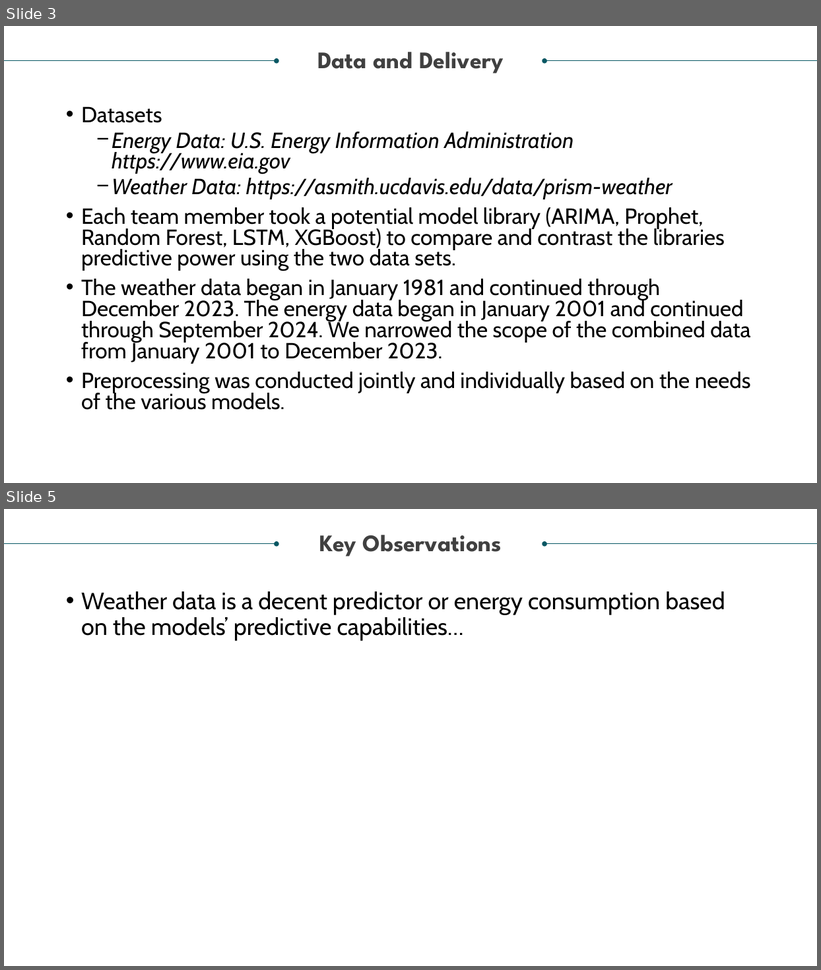
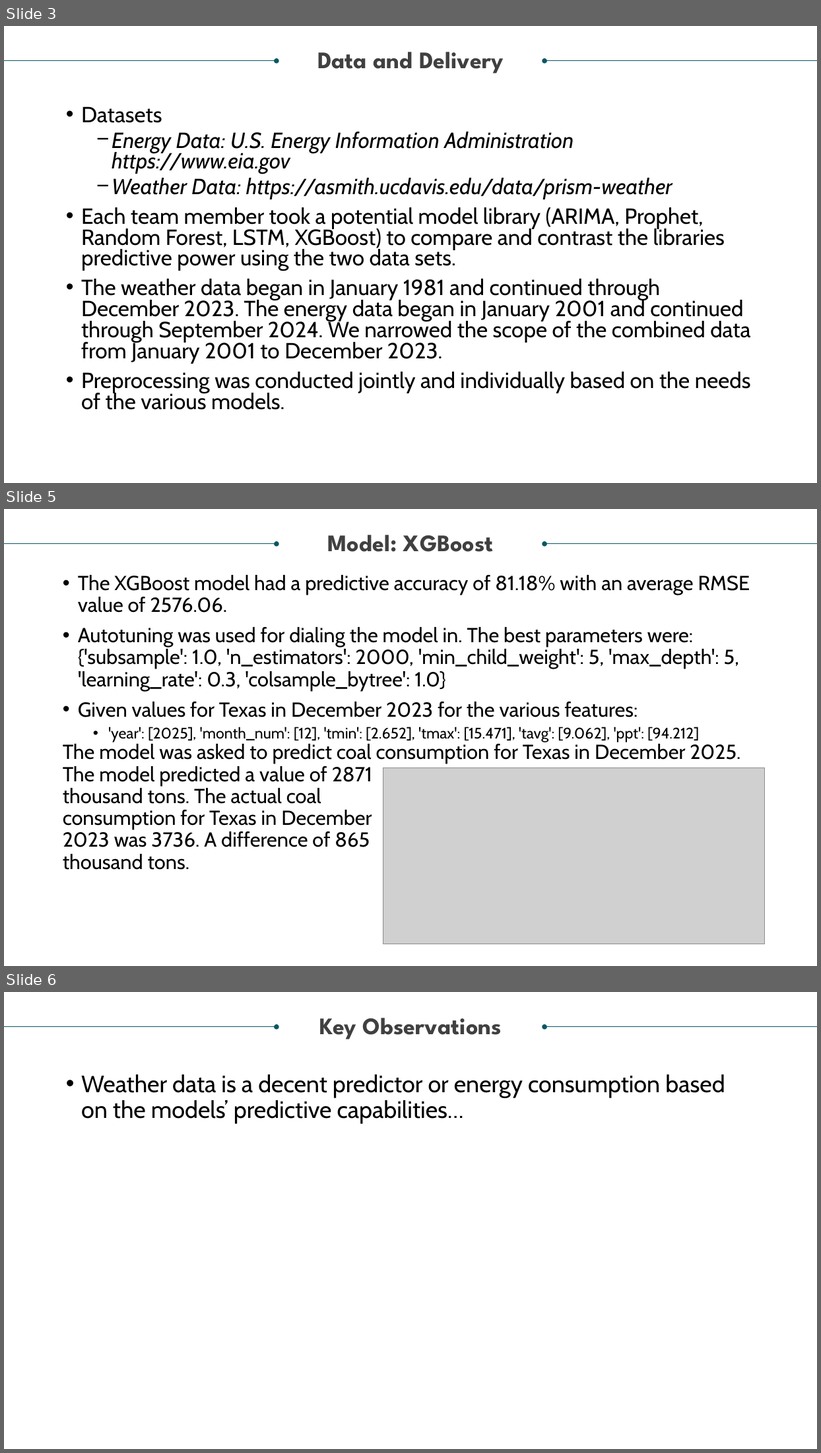
Before and after one commit to jcbritton/Weather_vs_Energy_Consumption, a slide deck: Project 4 Presentation.pptx. Shown one above the other, each under a label of ours: slides 3 and 5 before the commit, slides 3, 5 and 6 after it; the slides between them are not shown. The pictures are 821x970 and 821x1453 pixels, drawn with LibreOffice and Linux fonts; fonts in the diff are those of the drawing; grey boxes stand for pictures. Boxes give left, top, right and bottom in pixels: in the first picture for what was removed or moved away, otherwise in the second. Text is boxed around its words. In the diff, an @@ line names an element or a change of style, - is before the commit and + after.

Commit message:
Updating ppt with XGBoost slides

```diff
--- a/Project 4 Presentation.pptx
+++ b/Project 4 Presentation.pptx
@@ slide 5 added at <box>4,509,817,966</box>, background #FFFFFF @@
@@ arrow added from (4, 544) to (277, 544), #085764 0.5 pt @@
@@ text added at <box>327,535,494,552</box>, 28 pt, text #404040, bold @@
+Model: XGBoost
@@ arrow added from (817, 544) to (545, 544), #085764 0.5 pt @@
@@ text added at <box>63,575,750,870</box>, 24 pt, text #000000 @@
+• The XGBoost model had a predictive accuracy of 81.18% with an average RMSE value of 2576.06.
+• Autotuning was used for dialing the model in. The best parameters were: {'subsample': 1.0, 'n_estimators': 2000, 'min_child_weight': 5, 'max_depth': 5, 'learning_rate': 0.3, 'colsample_bytree': 1.0}
+• Given values for Texas in December 2023 for the various features:
+  • 'year': [2025], 'month_num': [12], 'tmin': [2.652], 'tmax': [15.471], 'tavg': [9.062], 'ppt': [94.212]
+The model was asked to predict coal consumption for Texas in December 2025. The model predicted a value of 2871
+thousand tons. The actual coal
+consumption for Texas in December
+2023 was 3736. A difference of 865
+thousand tons.
@@ picture added at <box>384,768,765,945</box> @@
@@ what was slide 5 is now slide 6 @@
```
Also in this commit, not shown: 1 slide changed.
